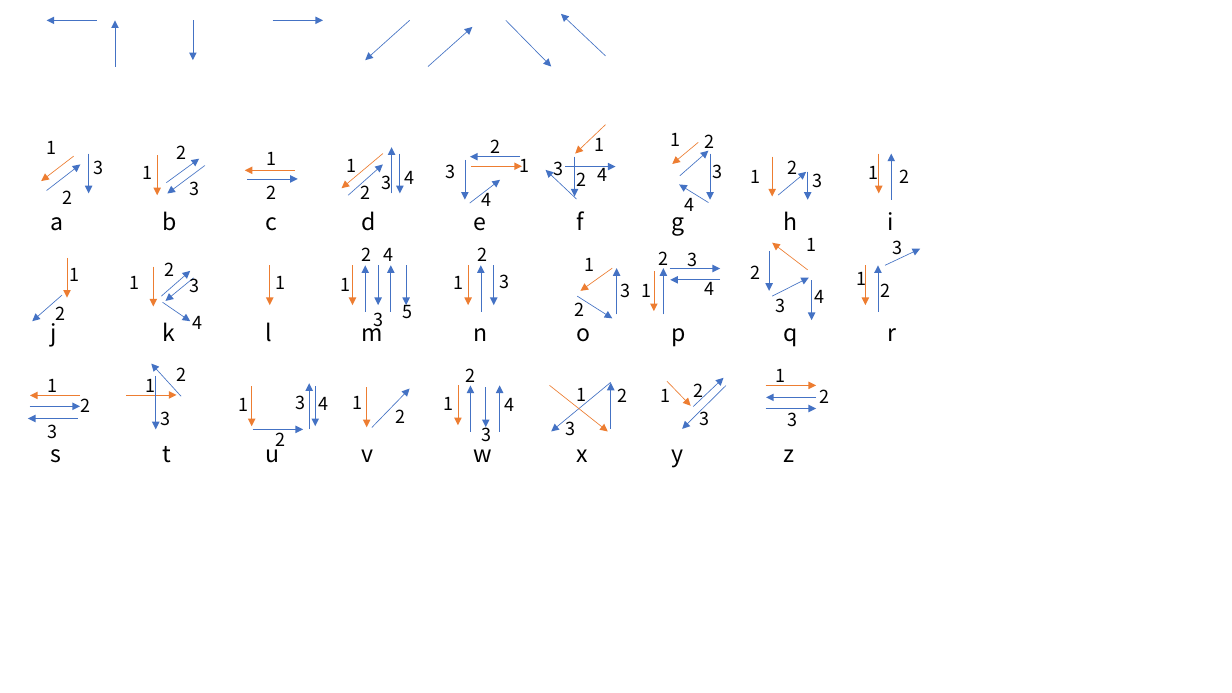
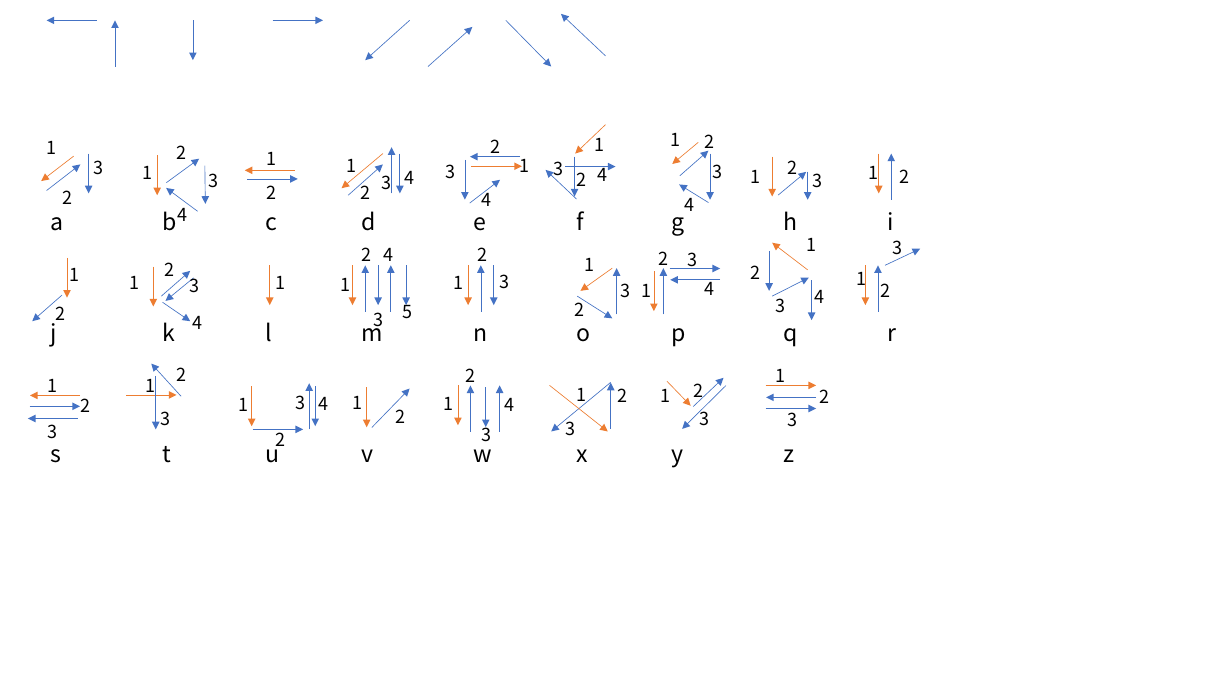
Before and after one commit to xurh20/FingertipGesture, a slide deck: slide 2 of directions.pptx. Drawn at 1232x693 pixels with LibreOffice and Linux fonts; fonts in the diff are those of the drawing. Boxes give left, top, right and bottom in pixels: in the first picture for what was removed or moved away, otherwise in the second. Text is boxed around its words. In the diff, an @@ line names an element or a change of style, - is before the commit and + after.

```diff
--- a/directions.pptx
+++ b/directions.pptx
@@ text "3" rewrapped from [189, 177, 199, 196] to [209, 173, 219, 188] @@
@@ arrow moved from (205, 165) - (167, 193) to (205, 165) - (205, 204) @@
@@ arrow added from (198, 212) to (166, 188), #4472C4 0.5 pt @@
@@ text added at [177, 202, 187, 221], 14 pt, text #000000 @@
+4
```
Also in this commit, not shown: 3 other files.
